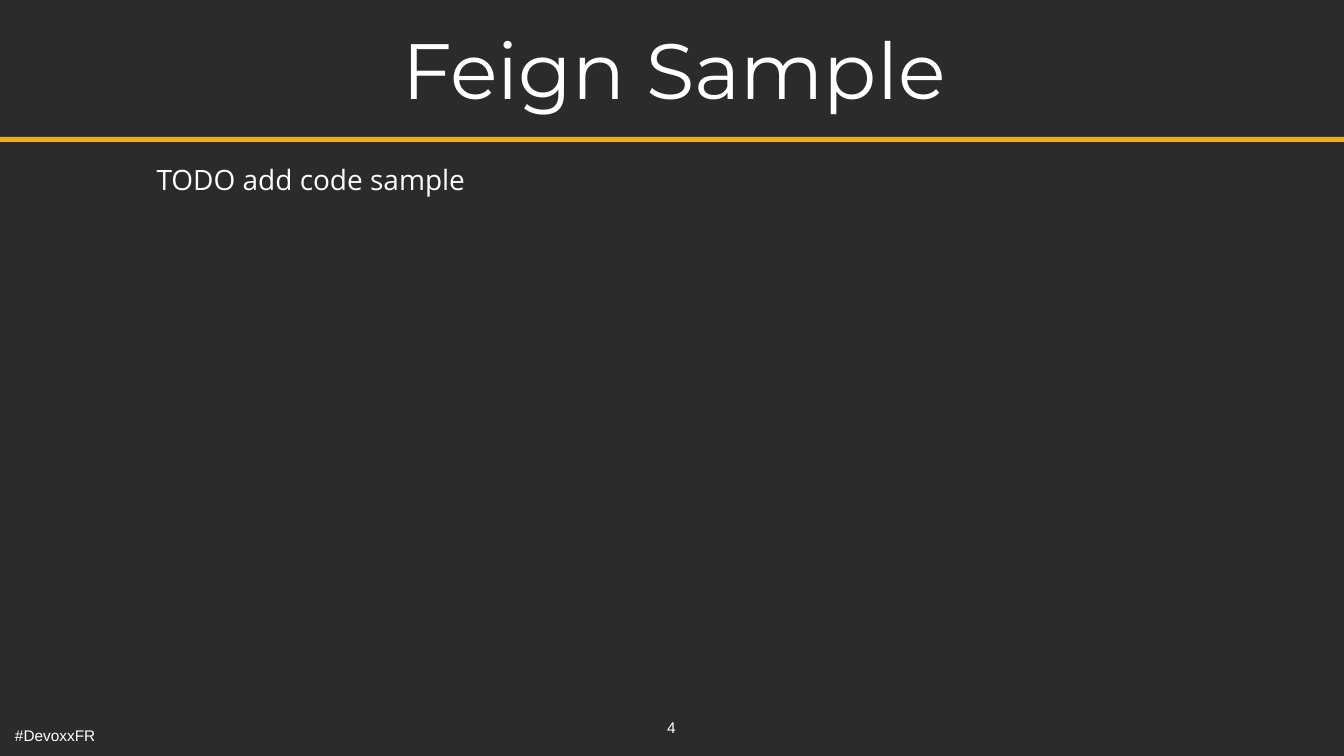
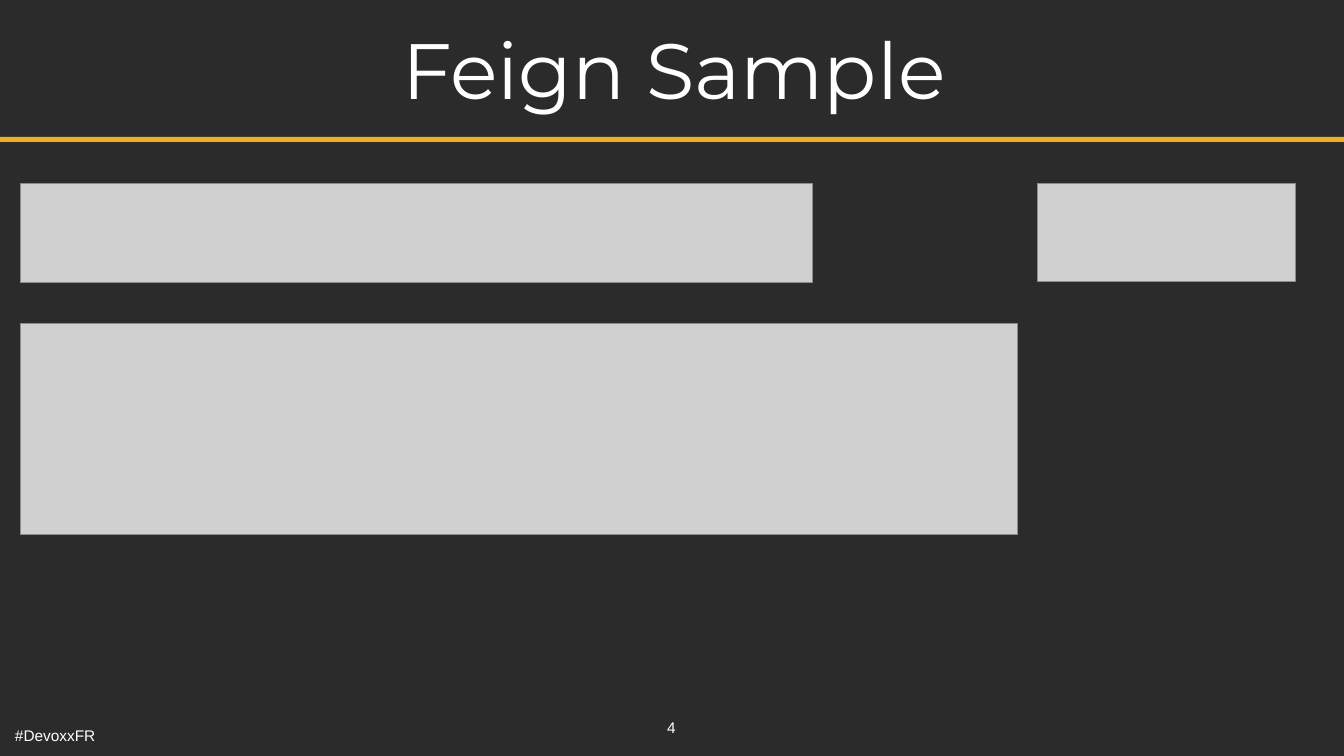
Before and after one commit to alexandrenavarro/soyer-un-feign-asse-quand-vous-ecrivez-un-client-rest-java-devoxx-fr-2017, a slide deck: slide 4 of src/main/odp/soyez-une-feign-asse-quand-vous-ecrivez-un-client-rest-java-devoxx-fr-2017.odp. Drawn at 1344x756 pixels with LibreOffice and Linux fonts; fonts in the diff are those of the drawing; grey boxes stand for pictures; background and template pictures are left out; a plain dark background stands for a picture behind light text. Boxes give left, top, right and bottom in pixels: in the first picture for what was removed or moved away, otherwise in the second. Text is boxed around its words. In the diff, an @@ line names an element or a change of style, - is before the commit and + after.

Commit message:
Add Feign Sample in the presentation

```diff
--- a/src/main/odp/soyez-une-feign-asse-quand-vous-ecrivez-un-client-rest-java-devoxx-fr-2017.odp
+++ b/src/main/odp/soyez-une-feign-asse-quand-vous-ecrivez-un-client-rest-java-devoxx-fr-2017.odp
@@ text removed at (157, 168, 465, 197) @@
-TODO add code sample
@@ picture added at (20, 184, 812, 282) @@
@@ picture added at (1037, 184, 1296, 281) @@
@@ picture added at (20, 324, 1017, 534) @@
```
Also in this commit, not shown: 5 other slides changed, 13 other files.
